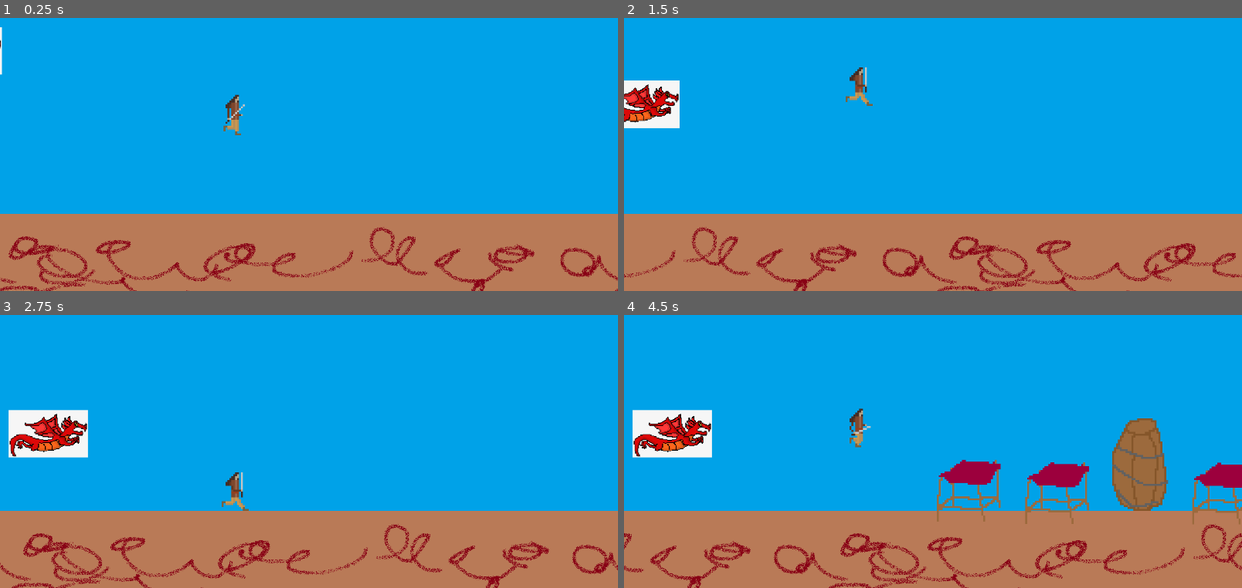
Above: before the commit, frames 1-4 (two rows, left to right).
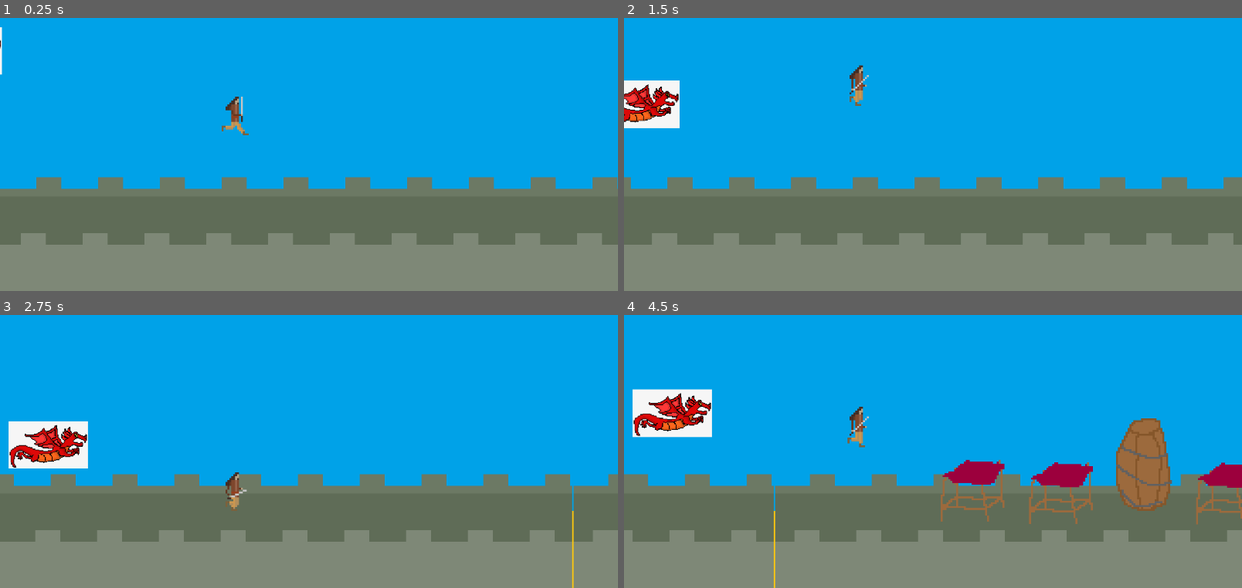
Above: after the commit, the same moments.

Repository: Noarkhh/HacknarokGameJam2023
Game: Godot game, scene res://main_scene.tscn
The game is run twice, just before and just after one commit, with the same random seed, the same clock (stepped at 60 frames per second) and the same inputs.
Inputs:
- Up to frame 1 (0.25 s): no input
- Up to frame 2 (1.5 s): tap Enter (ui_accept) at 0.5, 0.77 s; hold Right (ui_right) from 0.53 s (still down); tap A (key_a) at 0.6 s; tap D (key_d) at 1.35 s
- Up to frame 3 (2.75 s): tap Enter (ui_accept) at 1.52 s; release Right (ui_right) at 2.03 s; hold Left (ui_left) from 2.03 s (still down); hold Shift (key_shift) from 2.03 s (still down)
- Up to frame 4 (4.5 s): release Left (ui_left) at 2.78 s; release Shift (key_shift) at 2.78 s; hold Right (ui_right) 2.78-4.28 s; tap A (key_a) at 2.85 s; tap Enter (ui_accept) at 3.02, 3.77 s; tap D (key_d) at 3.6 s; hold Left (ui_left) from 4.28 s (still down); tap Shift (key_shift) at 4.35 s

The runs differ from the first frame. In frame 1, 40% of the frame differs, in the area x 0-100%, y 27-100%; in frame 2, 40%; in frame 3, 42%; in frame 4, 42%.

Commit message:
updated wall sprite

Diff:
--- a/DangerScheduler.gd
+++ b/DangerScheduler.gd
@@ -6,6 +6,8 @@
 	preload("res://segment_market.tscn")
 	]
 
+var dragons = []
+
 var segment_queue = []
 
 var segment_speed = 500.0
@@ -13,8 +15,8 @@
 # Called when the node enters the scene tree for the first time.
 func _ready():
 	set_autostart(true)
-	wait_time = 1270.0 / segment_speed
-	timeout.connect(on_timer_timeout)
+	wait_time = 1275.0 / segment_speed
+	timeout.connect(next_segment)
 
 	var starting_segment = starting_segment_scene.instantiate()
 	starting_segment.init(segment_speed, 640)
@@ -26,12 +28,15 @@
 	get_parent().add_child.call_deferred(starting_segment)
 	get_parent().move_child.call_deferred(starting_segment, 2)
 
-func on_timer_timeout() -> void:
-	print("generating")
+	dragons.append(get_parent().get_node("laser_dragon"))
+	dragons[0].activate(125)
+
+func next_segment() -> void:
 	var new_obstacles_segment = segments_scenes[randi() % segments_scenes.size()].instantiate()
 	new_obstacles_segment.init(segment_speed, 1920)
 	get_parent().add_child(new_obstacles_segment)
 	get_parent().move_child(new_obstacles_segment, 2)
+	dragons[0].start_attack()
 
 # Called every frame. 'delta' is the elapsed time since the previous frame.
 func _process(delta):
--- a/SegmentObstacles.gd
+++ b/SegmentObstacles.gd
@@ -1,6 +1,6 @@
 extends Node2D
 
-var speed = 500.0
+var speed = 800.0
 
 # Called when the node enters the scene tree for the first time.
 func _ready():
--- a/dragons/laser_dragon.gd
+++ b/dragons/laser_dragon.gd
@@ -25,7 +25,7 @@
 func _ready():
 	rng.randomize()
 	position = $InitialPosition.position
-	activate(move_speed)
+#	activate(move_speed)
 
 func activate(speed: int):
 	destination_position = $DefaultPosition.position
@@ -41,7 +41,7 @@
 #		start_attack()
 	if not moving and not active:
 		position = $InitialPosition.position
-	if track_player and not moving:
+	if track_player:
 		destination_position.y = get_parent().get_node("Player").position.y
 		moving = true
 	go_to_destination(delta)
--- a/main_scene.tscn
+++ b/main_scene.tscn
@@ -3,8 +3,6 @@
 [ext_resource type="Texture2D" uid="uid://deleuw7scj0tg" path="res://Background.png" id="1_yvgyu"]
 [ext_resource type="PackedScene" uid="uid://c3ywqasnt5osa" path="res://src/Player/Player.tscn" id="2_27tub"]
 [ext_resource type="PackedScene" uid="uid://bc8f76w6nme4d" path="res://danger_scheduler.tscn" id="3_oo2km"]
-[ext_resource type="PackedScene" uid="uid://fxjhkpwta5y6" path="res://segment_obstacles.tscn" id="4_v85ar"]
-
 [ext_resource type="PackedScene" uid="uid://b0okavcmqim7e" path="res://dragons/laser_dragon.tscn" id="4_mpgmk"]
 
 [sub_resource type="RectangleShape2D" id="RectangleShape2D_1mddp"]
@@ -21,14 +19,7 @@
 position = Vector2(640, 360)
 texture = ExtResource("1_yvgyu")
 
-[node name="SegmentObstacles" parent="." instance=ExtResource("4_v85ar")]
-position = Vector2(1920, 560)
-
-[node name="SegmentObstacles2" parent="." instance=ExtResource("4_v85ar")]
-position = Vector2(640, 560)
-
 [node name="Player" parent="." instance=ExtResource("2_27tub")]
-
 position = Vector2(446, 290)
 
 [node name="DangerScheduler" parent="." instance=ExtResource("3_oo2km")]
--- a/segment_barrel_stack.tscn
+++ b/segment_barrel_stack.tscn
@@ -1,15 +1,15 @@
-[gd_scene load_steps=3 format=3 uid="uid://drnsm8atwvrsa"]
+[gd_scene load_steps=3 format=3 uid="uid://c48d4fa3w56gh"]
 
-[ext_resource type="PackedScene" uid="uid://cabc1068kin2m" path="res://segment_obstacles.tscn" id="1_cjga8"]
-[ext_resource type="PackedScene" uid="uid://d12l65yfylav8" path="res://obstacle_barrel.tscn" id="2_og3vb"]
+[ext_resource type="PackedScene" uid="uid://fxjhkpwta5y6" path="res://segment_obstacles.tscn" id="1_cjga8"]
+[ext_resource type="PackedScene" path="res://obstacle_barrel.tscn" id="2_og3vb"]
 
 [node name="SegmentBarrelStack" instance=ExtResource("1_cjga8")]
 
-[node name="ObstacleBarrel" parent="." index="0" instance=ExtResource("2_og3vb")]
+[node name="ObstacleBarrel" parent="." index="1" instance=ExtResource("2_og3vb")]
 position = Vector2(-1, 0)
 
-[node name="ObstacleBarrel2" parent="." index="1" instance=ExtResource("2_og3vb")]
+[node name="ObstacleBarrel2" parent="." index="2" instance=ExtResource("2_og3vb")]
 position = Vector2(52, -159)
 
-[node name="ObstacleBarrel3" parent="." index="2" instance=ExtResource("2_og3vb")]
+[node name="ObstacleBarrel3" parent="." index="3" instance=ExtResource("2_og3vb")]
 position = Vector2(103, 0)
--- a/segment_obstacles.tscn
+++ b/segment_obstacles.tscn
@@ -1,9 +1,13 @@
 [gd_scene load_steps=3 format=3 uid="uid://fxjhkpwta5y6"]
 
 [ext_resource type="Script" path="res://SegmentObstacles.gd" id="1_afymc"]
-[ext_resource type="PackedScene" path="res://obstacle_wall_segment.tscn" id="2_auuh3"]
+[ext_resource type="Texture2D" uid="uid://bwi026kfch70a" path="res://assets/wall.png" id="2_bbqw4"]
 
 [node name="SegmentObstacles" type="Node2D"]
 script = ExtResource("1_afymc")
 
-[node name="ObstacleWallSegment" parent="." instance=ExtResource("2_auuh3")]
+[node name="Sprite2D" type="Sprite2D" parent="."]
+texture_filter = 1
+position = Vector2(0, -136)
+scale = Vector2(4, 4)
+texture = ExtResource("2_bbqw4")
--- a/src/Player/Player.tscn
+++ b/src/Player/Player.tscn
@@ -6,54 +6,61 @@
 [sub_resource type="RectangleShape2D" id="RectangleShape2D_jhyvd"]
 size = Vector2(40, 80)
 
-[sub_resource type="AtlasTexture" id="AtlasTexture_gpp1d"]
+[sub_resource type="AtlasTexture" id="AtlasTexture_pxviy"]
+atlas = ExtResource("2_v0srd")
+region = Rect2(80, 0, 16, 22)
+
+[sub_resource type="AtlasTexture" id="AtlasTexture_lwclu"]
+atlas = ExtResource("2_v0srd")
+region = Rect2(64, 0, 16, 22)
+
+[sub_resource type="AtlasTexture" id="AtlasTexture_uevvi"]
+atlas = ExtResource("2_v0srd")
+region = Rect2(48, 0, 16, 22)
+
+[sub_resource type="AtlasTexture" id="AtlasTexture_7hsdm"]
 atlas = ExtResource("2_v0srd")
 region = Rect2(32, 0, 16, 22)
 
-[sub_resource type="AtlasTexture" id="AtlasTexture_jsukc"]
+[sub_resource type="AtlasTexture" id="AtlasTexture_xsynx"]
+atlas = ExtResource("2_v0srd")
+region = Rect2(16, 0, 16, 22)
+
+[sub_resource type="AtlasTexture" id="AtlasTexture_xpy7o"]
 atlas = ExtResource("2_v0srd")
 region = Rect2(0, 0, 16, 22)
 
-[sub_resource type="AtlasTexture" id="AtlasTexture_wmot6"]
-atlas = ExtResource("2_v0srd")
-region = Rect2(16, 0, 16, 22)
-
-[sub_resource type="AtlasTexture" id="AtlasTexture_vuc62"]
-atlas = ExtResource("2_v0srd")
-region = Rect2(48, 0, 16, 22)
-
-[sub_resource type="AtlasTexture" id="AtlasTexture_3xmck"]
-atlas = ExtResource("2_v0srd")
-region = Rect2(64, 0, 16, 22)
-
-[sub_resource type="AtlasTexture" id="AtlasTexture_iqohx"]
+[sub_resource type="AtlasTexture" id="AtlasTexture_bdn11"]
 atlas = ExtResource("2_v0srd")
 region = Rect2(80, 0, 16, 22)
 
-[sub_resource type="SpriteFrames" id="SpriteFrames_rtnqq"]
+[sub_resource type="SpriteFrames" id="SpriteFrames_djhm8"]
 animations = [{
 "frames": [{
 "duration": 1.0,
-"texture": SubResource("AtlasTexture_gpp1d")
+"texture": SubResource("AtlasTexture_pxviy")
 }, {
 "duration": 1.0,
-"texture": SubResource("AtlasTexture_jsukc")
+"texture": SubResource("AtlasTexture_lwclu")
 }, {
 "duration": 1.0,
-"texture": SubResource("AtlasTexture_wmot6")
+"texture": SubResource("AtlasTexture_uevvi")
 }, {
 "duration": 1.0,
-"texture": SubResource("AtlasTexture_vuc62")
+"texture": SubResource("AtlasTexture_7hsdm")
 }, {
 "duration": 1.0,
-"texture": SubResource("AtlasTexture_3xmck")
+"texture": SubResource("AtlasTexture_xsynx")
 }, {
 "duration": 1.0,
-"texture": SubResource("AtlasTexture_iqohx")
+"texture": SubResource("AtlasTexture_xpy7o")
+}, {
+"duration": 1.0,
+"texture": SubResource("AtlasTexture_bdn11")
 }],
 "loop": true,
 "name": &"default",
-"speed": 9.0
+"speed": 18.0
 }]
 
 [node name="CharacterBody2D" type="CharacterBody2D"]
@@ -67,5 +74,5 @@
 texture_filter = 1
 position = Vector2(0, -3)
 scale = Vector2(4, 4)
-sprite_frames = SubResource("SpriteFrames_rtnqq")
-frame_progress = 0.494096
+sprite_frames = SubResource("SpriteFrames_djhm8")
+frame_progress = 0.869505
Not shown, added: assets/character_slide_sequence_begin.png.import
Not shown, added: assets/character_slide_sequence_end.png.import
Not shown, added: assets/green_dragon_attack.png.import
Not shown, added: assets/green_dragon_attack_end.png.import
Not shown, added: assets/green_dragon_attack_sequence_begin.png.import
Binary file changed: assets/wall.png
Not shown, added: assets/wall.png.import
Not shown: 1 places in segment_market.tscn that only renumber resources
Not shown: 1 places in src/Player/Player.tscn that only renumber resources
